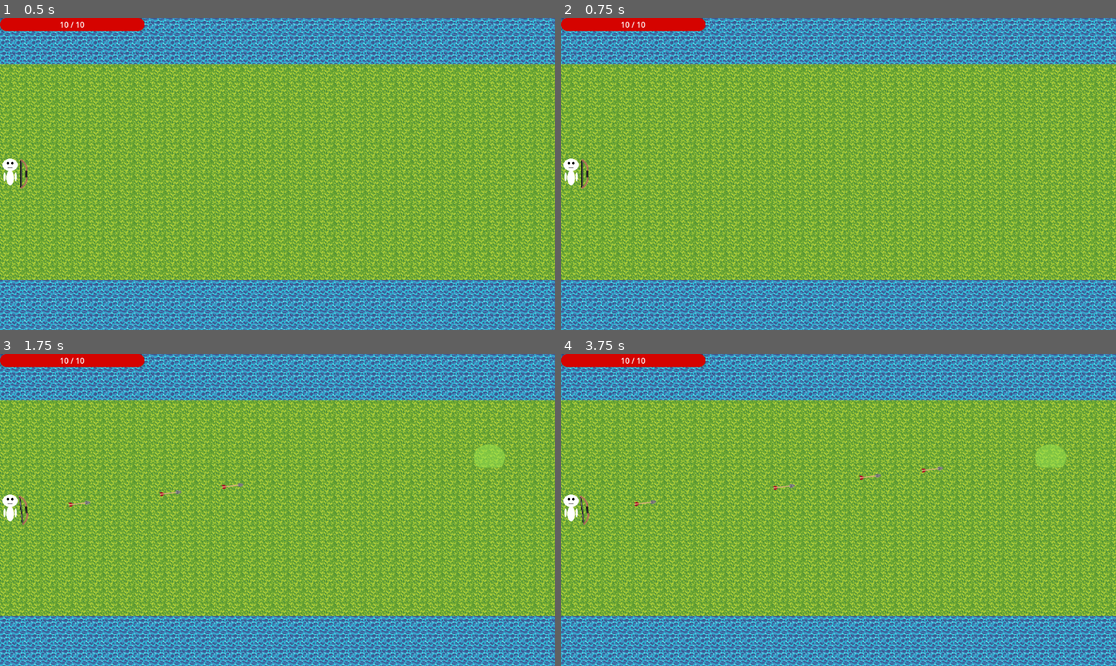
Above: before the commit, frames 1-4 (two rows, left to right).
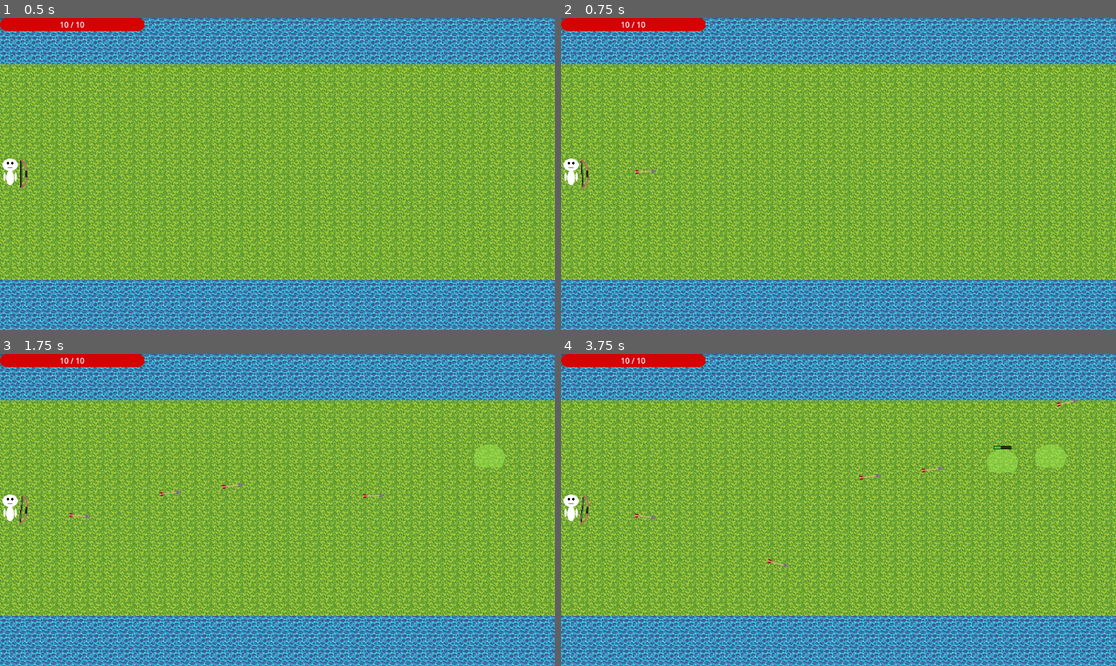
Above: after the commit, the same moments.

Repository: IcyOtter/idle-defense-game
Game: Godot game, scene res://Scene/world.tscn
The game is run twice, just before and just after one commit, with the same random seed, the same clock (stepped at 60 frames per second) and the same inputs.
Inputs (mouse positions are in pixels of both pictures, inside the frame that each line leads up to):
- Up to frame 1 (0.5 s): no input
- Up to frame 2 (0.75 s): tap Enter at 0.5 s; move the mouse to (960, 158) at 0.52 s; press the mouse at (960, 158) at 0.53 s
- Up to frame 3 (1.75 s): tap Z (toggle_auto_fire) at 0.8, 1.35 s; move the mouse to (166, 525) at 1.27 s; release the mouse at (166, 525) at 1.28 s; click (166, 525) at 1.55 s
- Up to frame 4 (3.75 s): move the mouse to (894, 441) at 2.02 s; press the mouse at (894, 441) at 2.03 s; tap Z (toggle_auto_fire) at 2.3, 2.85 s; move the mouse to (810, 572) at 2.77 s; release the mouse at (810, 572) at 2.78 s; click (810, 572) at 3.05 s; move the mouse to (1005, 556) at 3.52 s; press the mouse at (1005, 556) at 3.53 s

Frame 1 is identical in both runs. In frame 2, less than 0.1% of the frame differs, in the area x 3-18%, y 45-55%; in frame 3, 0.2%; in frame 4, 0.5%, in the area x 3-94%, y 14-69%.

Commit message:
- Changed manual attack to manual target and autofire retains auto target

Diff:
--- a/Scripts/Player/PlayerCombat.gd
+++ b/Scripts/Player/PlayerCombat.gd
@@ -3,32 +3,31 @@
 
 @export var weapon: WeaponBase
 @export var targeting_area: Area2D
+@export var player: Player
 
 var auto_fire := false
 var enemies_in_range: Array[Node2D] = []
-@export var player: Player
 
 func _ready() -> void:
 	targeting_area.body_entered.connect(_on_enemy_entered)
 	targeting_area.body_exited.connect(_on_enemy_exited)
 
 func _process(_delta: float) -> void:
-
 	if get_tree().paused:
 		return
-
 	if player == null or player.is_dead:
 		return
 	if weapon == null:
 		return
 
-	var target := _get_nearest_enemy()
-	if target == null:
-		return
+	if auto_fire:
+		var target := _get_nearest_enemy()
+		if target == null:
+			return
 
-	weapon.aim_at(target.global_position)
+		weapon.aim_at(target.global_position)
 
-	if auto_fire:
+		# Auto-fire = homing behavior for bow
 		if weapon is BowWeapon:
 			(weapon as BowWeapon).fire_at_target(target)
 		else:
@@ -37,22 +36,25 @@
 func _input(event: InputEvent) -> void:
 	if get_tree().paused:
 		return
-
 	if player == null or player.is_dead:
 		return
-
 	if weapon == null:
 		return
 
-	if event.is_action_pressed("attack"):
-		var target := _get_nearest_enemy()
-		if target:
-			weapon.fire(target.global_position)
-
 	if event.is_action_pressed("toggle_auto_fire"):
 		auto_fire = not auto_fire
+		return
 
+	# Manual fire only when auto_fire is OFF
+	if not auto_fire and event.is_action_pressed("attack"):
+		var click_pos := get_global_mouse_position()
 
+		weapon.aim_at(click_pos)
+
+		if weapon is BowWeapon:
+			(weapon as BowWeapon).fire_at_position(click_pos)
+		else:
+			weapon.fire(click_pos)
 
 func _get_nearest_enemy() -> Node2D:
 	var nearest: Node2D = null
@@ -71,8 +73,7 @@
 
 func _on_enemy_entered(body: Node) -> void:
 	if body.is_in_group("enemies"):
-		enemies_in_range.append(body)
-
+		enemies_in_range.append(body as Node2D)
 
 func _on_enemy_exited(body: Node) -> void:
 	enemies_in_range.erase(body)
--- a/Scripts/Weapon/BowWeapon.gd
+++ b/Scripts/Weapon/BowWeapon.gd
@@ -4,10 +4,19 @@
 @export var fire_point: Node2D
 
 var _last_target: Node2D = null
+var _use_homing_for_this_shot: bool = false
 
 func fire_at_target(target: Node2D) -> void:
+	if target == null or not is_instance_valid(target):
+		return
 	_last_target = target
+	_use_homing_for_this_shot = true
 	fire(target.global_position)
+
+func fire_at_position(world_pos: Vector2) -> void:
+	_last_target = null
+	_use_homing_for_this_shot = false
+	fire(world_pos)
 
 func _spawn_projectile(target_position: Vector2) -> void:
 	if weapon_data == null or weapon_data.projectile_scene == null:
@@ -21,10 +30,11 @@
 	get_tree().current_scene.add_child(projectile)
 
 	var direction := (target_position - fire_point.global_position).normalized()
+	if direction == Vector2.ZERO:
+		direction = Vector2.RIGHT
 
-	# IMPORTANT: only pass a live Node2D
 	var target_node: Node2D = null
-	if _last_target != null and is_instance_valid(_last_target):
+	if _use_homing_for_this_shot and _last_target != null and is_instance_valid(_last_target):
 		target_node = _last_target
 
 	projectile.initialize(
@@ -33,8 +43,9 @@
 		weapon_data.projectile_lifetime,
 		direction,
 		target_node,
-		weapon_data.homing_enabled,
+		_use_homing_for_this_shot,
 		weapon_data.turn_rate_rad
 	)
 
 	_last_target = null
+	_use_homing_for_this_shot = false
--- a/Scripts/Weapon/WeaponBase.gd
+++ b/Scripts/Weapon/WeaponBase.gd
@@ -12,13 +12,12 @@
 func can_fire() -> bool:
 	return weapon_data != null and _cooldown <= 0.0
 
-func aim_at(target_position: Vector2) -> void:
-	look_at(target_position)
+func aim_at(world_pos: Vector2) -> void:
+	look_at(world_pos)
 
 func fire(target_position: Vector2) -> void:
 	if not can_fire():
 		return
-
 	_cooldown = 1.0 / weapon_data.fire_rate
 	_spawn_projectile(target_position)
 
